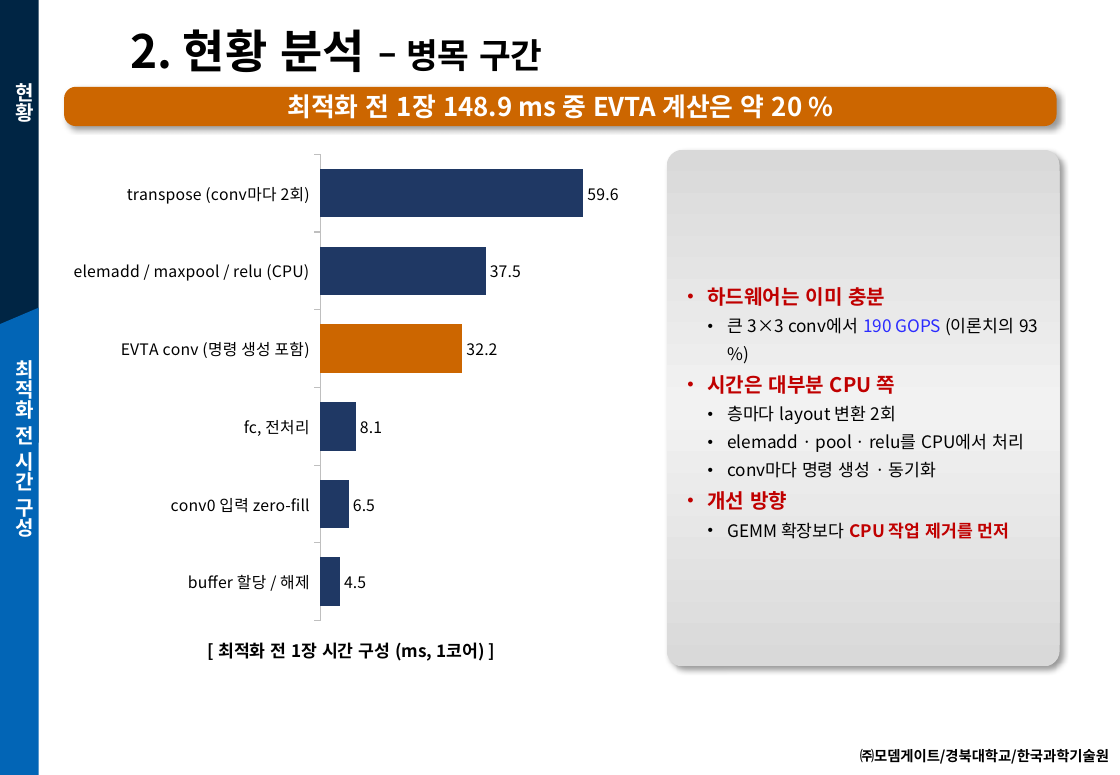
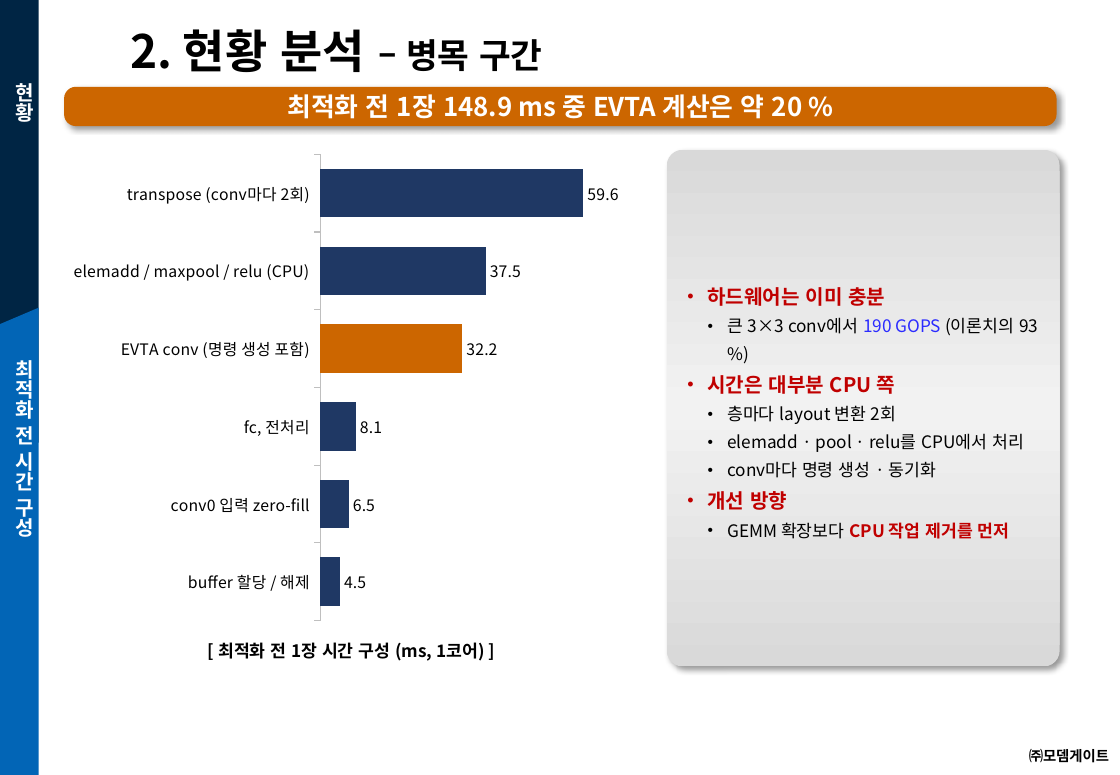
Before and after one commit to joungheo/nestc2_clion, a slide deck: slide 3 of docs/slides/resnet18_optimization_brief.pptx. Drawn at 1120x775 pixels with LibreOffice and Linux fonts; fonts in the diff are those of the drawing; background and template pictures are left out. Boxes give left, top, right and bottom in pixels: in the first picture for what was removed or moved away, otherwise in the second. Text is boxed around its words. In the diff, an @@ line names an element or a change of style, - is before the commit and + after.

```diff
--- a/docs/slides/resnet18_optimization_brief.pptx
+++ b/docs/slides/resnet18_optimization_brief.pptx
@@ text at <box>1029,749,1109,763</box>: text changed @@
-㈜모뎀게이트/경북대학교/한국과학기술원
+㈜모뎀게이트
```
Also in this commit, not shown: 5 other slides changed.
